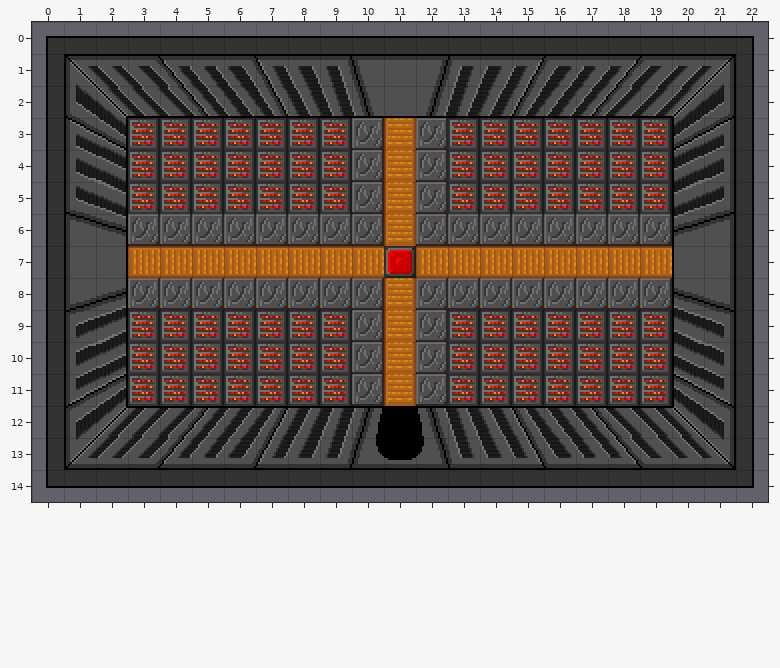
Two states of a Tiled map, assets/rooms/boss/boss_1.tmx. The picture above was drawn from the file before the commit.
Cells are 16x16 px. Shown: x 0..22, y 0..14.
Now the later version:
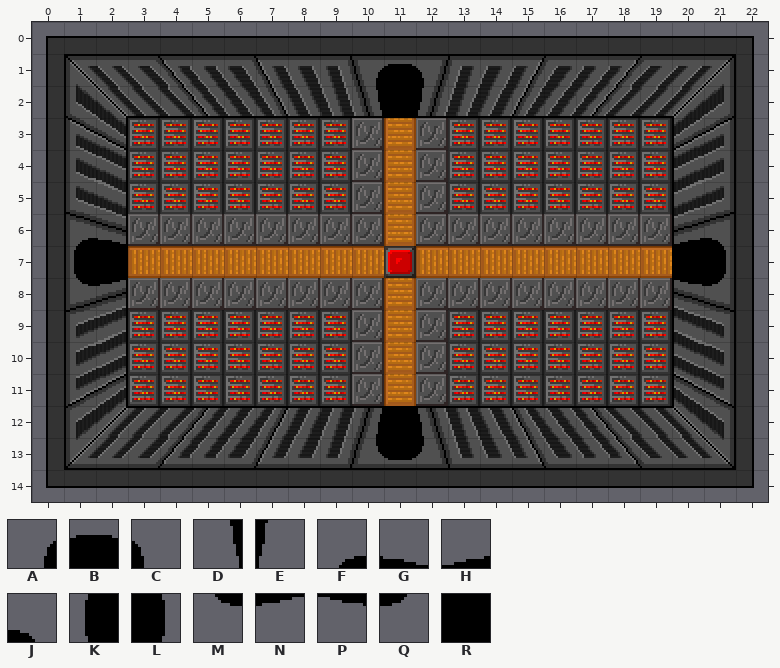
Key: from "map_boss_1_tileset": A 79, B 80, C 81, D 102, E 104, F 123, G 124, H 128, J 129, K 146, L 152, M 169, N 170, P 174, Q 175, R 195.
_ is an empty cell, . an unchanged one.
Tiles of an added or newly shown layer are drawn over the layers below it.
From the commit log: Fixed doors showing/hiding
Difference:
--- layer "door_left" (added)
@@ x 1..2 @@
- 6 __
- 7 __
- 8 __
+ 6 FG
+ 7 KR
+ 8 MN
--- layer "door_right" (added)
@@ x 20..21 @@
- 6 __
- 7 __
- 8 __
+ 6 HJ
+ 7 RL
+ 8 PQ
--- layer "door_up" (added)
@@ x 10..12 @@
- 1 ___
- 2 ___
+ 1 ABC
+ 2 DRE
Changed places in both pictures, as pixel boxes (x1, y1, x2, y2):
added: (376, 64, 424, 116)
added: (74, 238, 126, 286)
added: (674, 238, 726, 286)
